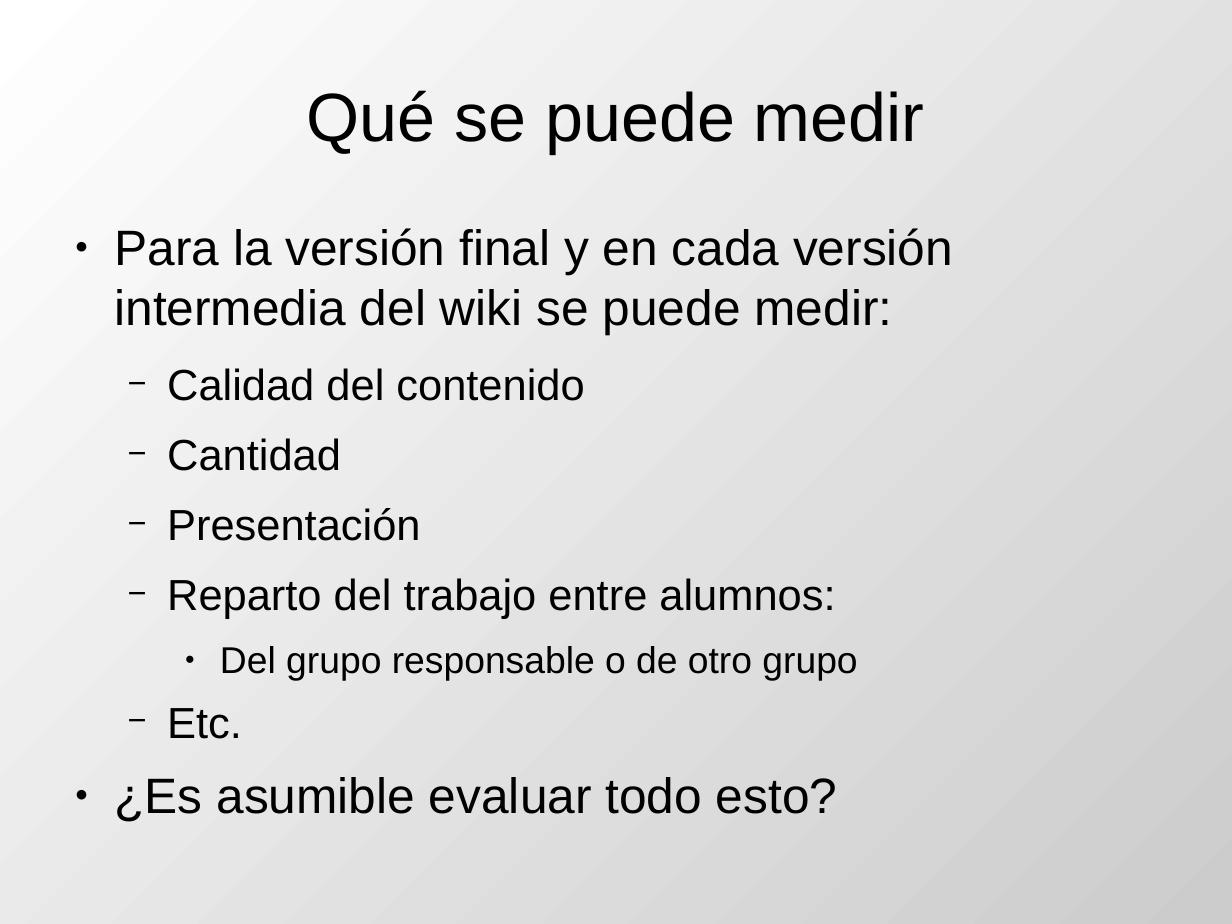
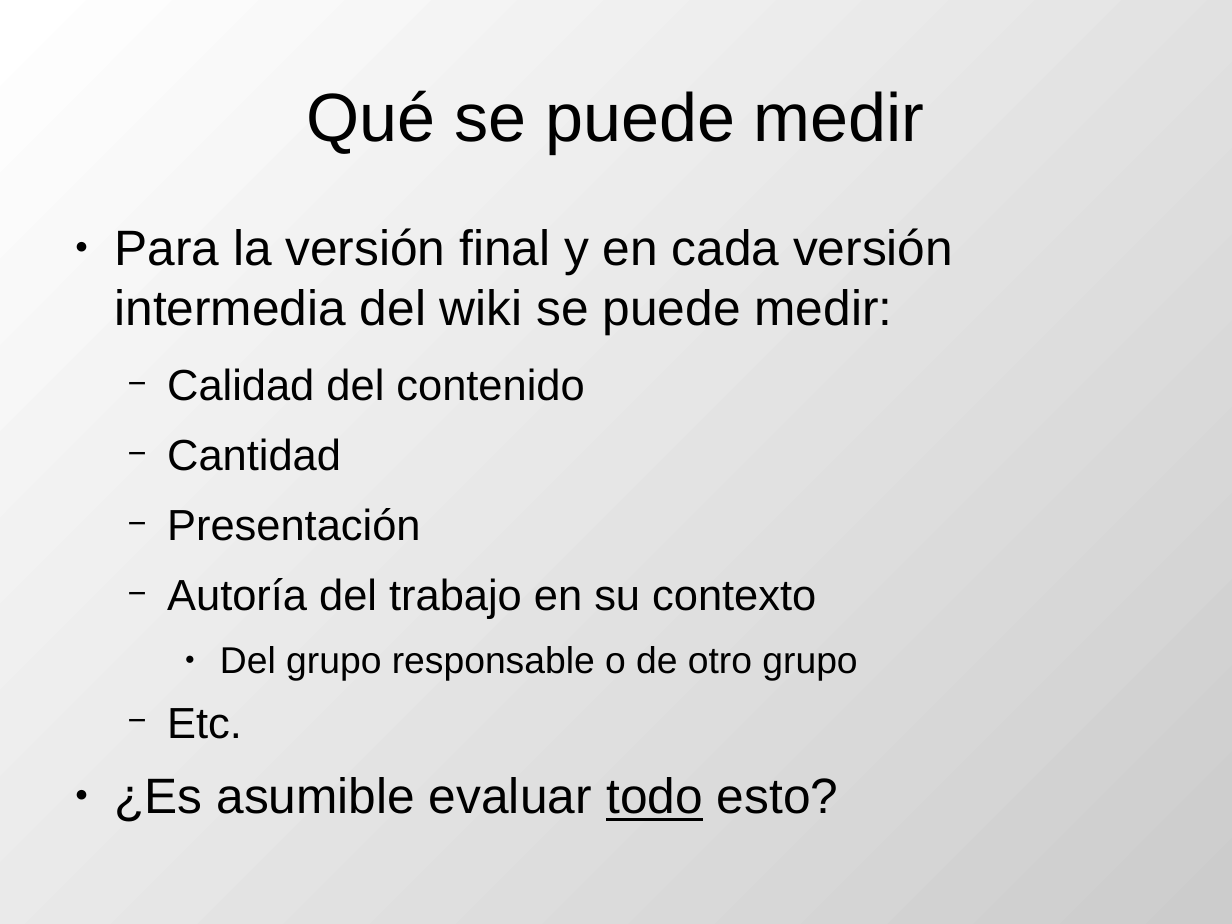
Before and after one commit to DrPantera/wikis4education, a slide deck: slide 6 of uca-2013_07/tema-5-EvaluacionWikis.odp (slide 5 before the commit). Drawn at 1232x924 pixels with LibreOffice and Linux fonts; fonts in the diff are those of the drawing. Boxes give left, top, right and bottom in pixels: in the first picture for what was removed or moved away, otherwise in the second. Text is boxed around its words. In the diff, an @@ line names an element or a change of style, - is before the commit and + after.

```diff
--- a/uca-2013_07/tema-5-EvaluacionWikis.odp
+++ b/uca-2013_07/tema-5-EvaluacionWikis.odp
@@ text at [167, 578, 816, 619]: text changed @@
-  − Reparto del trabajo entre alumnos:
+  − Autoría del trabajo en su contexto
@@ text at [114, 777, 838, 822]: underline on in "todo" @@
```
Also in this commit, not shown: 6 other slides changed, 3 slides added, 1 other file.
